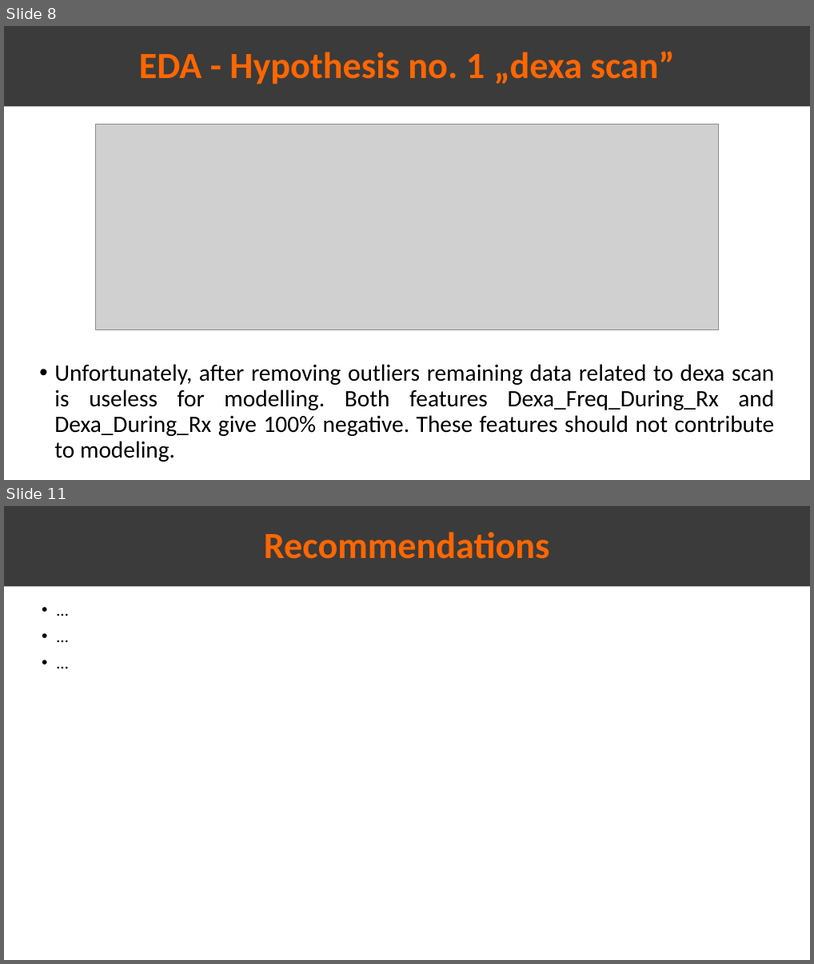
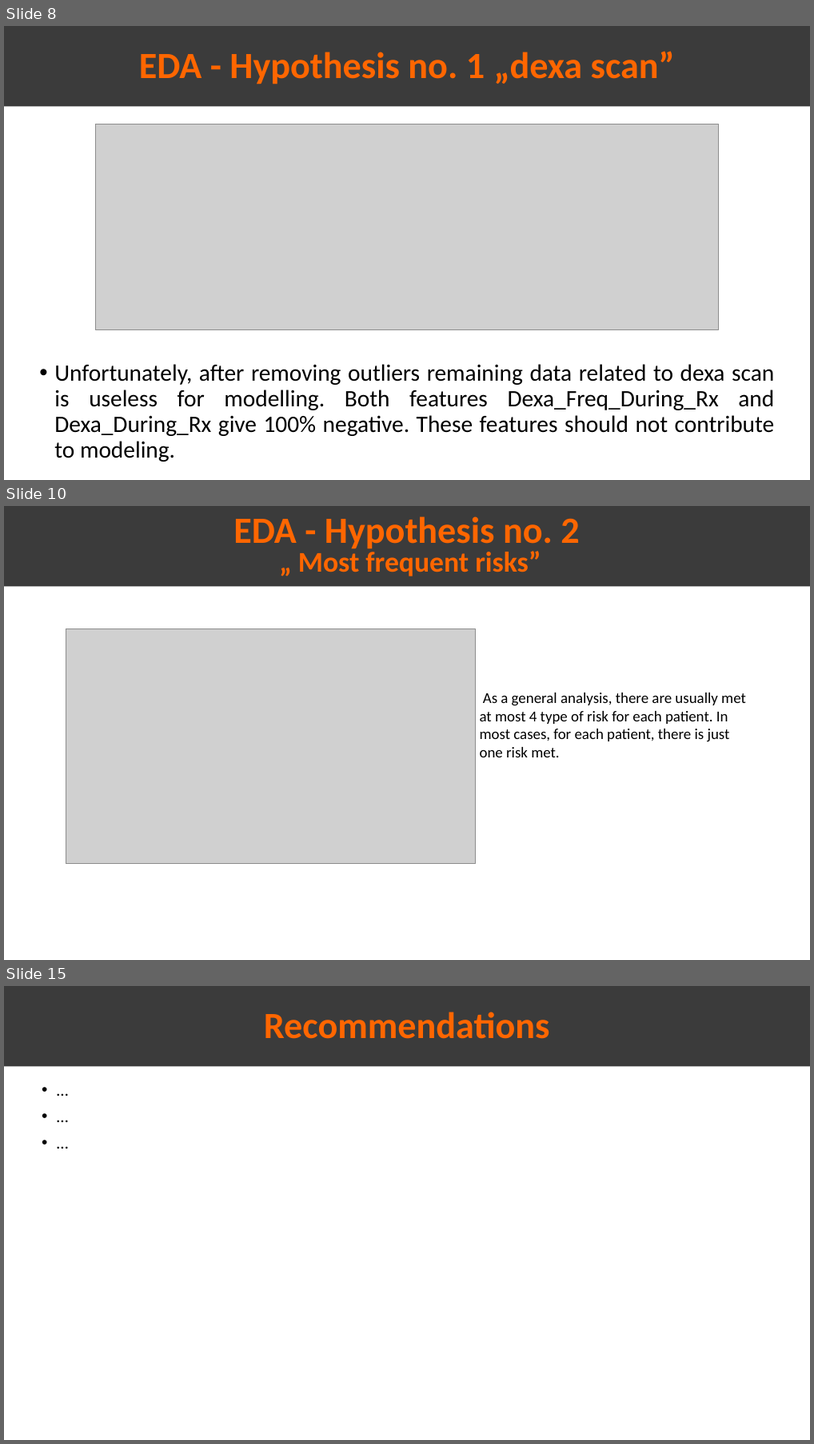
Before and after one commit to Omar-Safwat/HealthCare_project, a slide deck: Week_11/Presentation_EDA.pptx. Shown one above the other, each under a label of ours: slides 8 and 11 before the commit, slides 8, 10 and 15 after it; the slides between them are not shown. The pictures are 814x964 and 814x1444 pixels, drawn with LibreOffice and Linux fonts; fonts in the diff are those of the drawing; grey boxes stand for pictures. Boxes give left, top, right and bottom in pixels: in the first picture for what was removed or moved away, otherwise in the second. Text is boxed around its words. In the diff, an @@ line names an element or a change of style, - is before the commit and + after.

```diff
--- a/Week_11/Presentation_EDA.pptx
+++ b/Week_11/Presentation_EDA.pptx
@@ slide 10 added at bbox=[4, 506, 810, 960], background #FFFFFF @@
@@ rectangle added at bbox=[4, 506, 810, 587], fill #3B3B3B, 34 pt, text #FF6600, bold @@
+EDA - Hypothesis no. 2
+„ Most frequent risks”
@@ picture added at bbox=[66, 628, 476, 864] @@
@@ text added at bbox=[480, 692, 746, 757], 18 pt, text #000000 @@
+• As a general analysis, there are usually met at most 4 type of risk for each patient. In most cases, for each patient, there is just one risk met.
@@ what was slide 11 is now slide 15 @@
```
Also in this commit, not shown: 2 slides changed, 3 other slides added, 6 other files.
